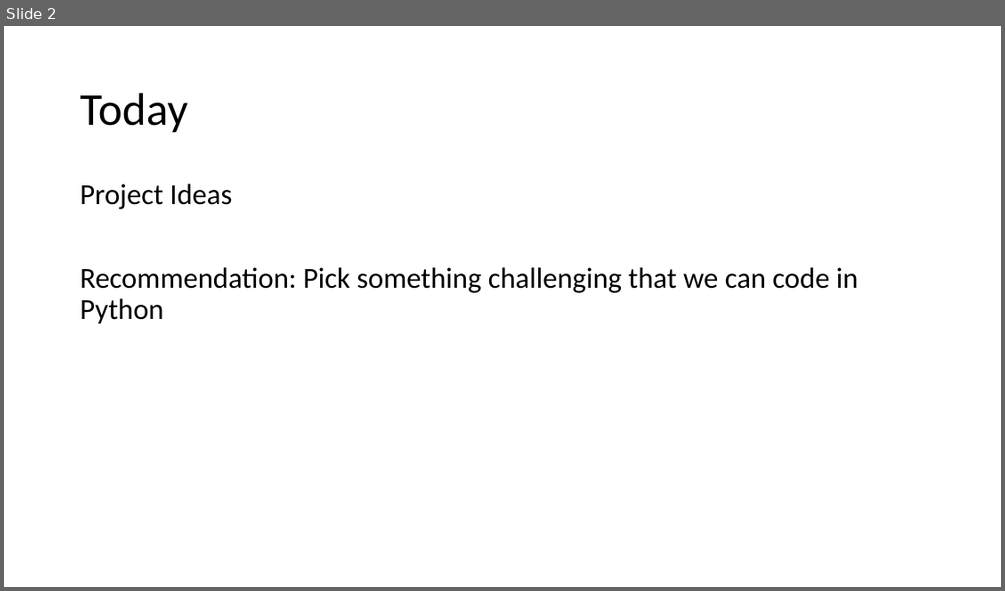
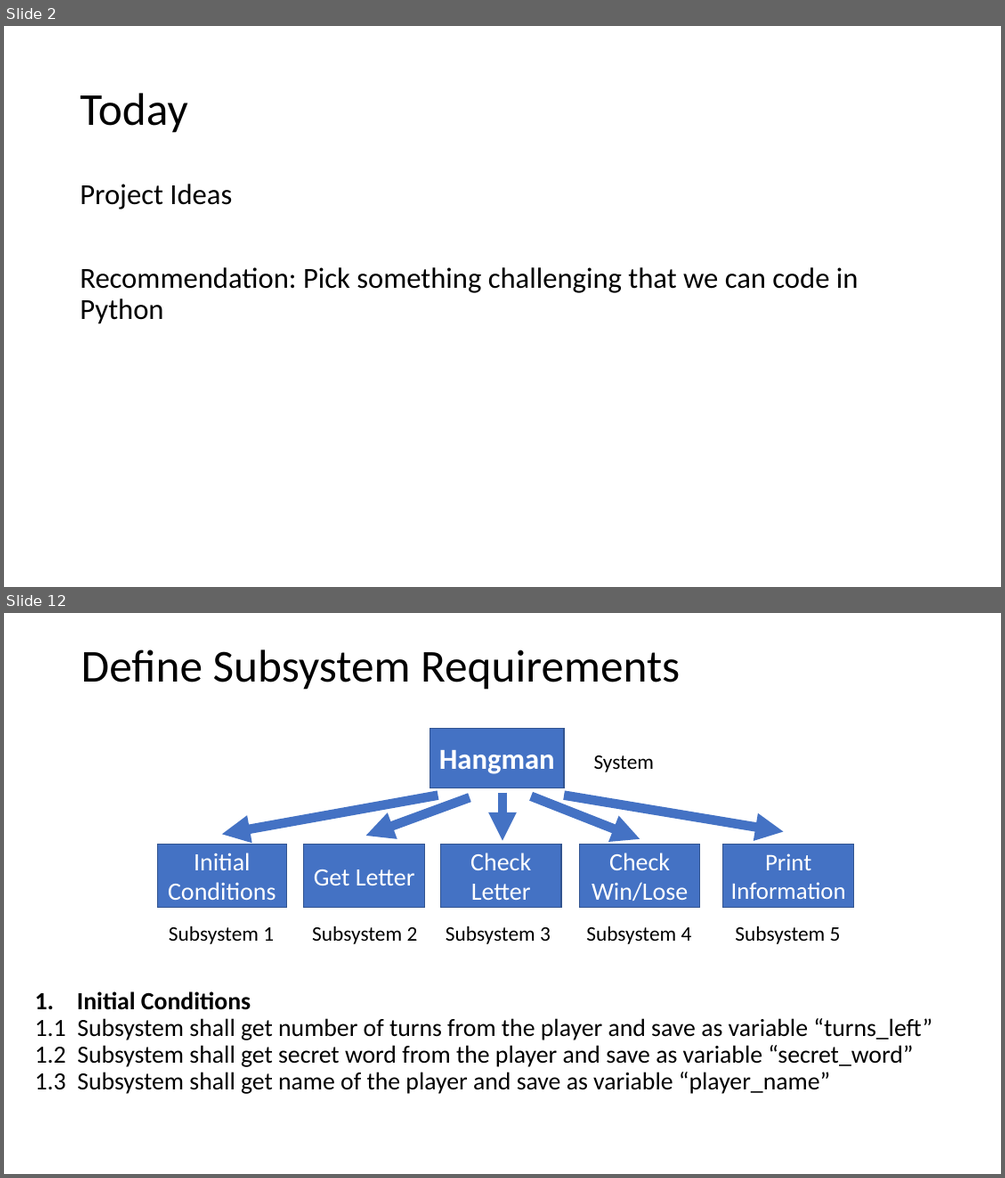
Before and after one commit to jlwgong/hangman, a slide deck: presentations/archive/Engineering III.pptx. Shown one above the other, each under a label of ours: slide 2 before the commit, slides 2 and 12 after it; the slides between them are not shown. The pictures are 1005x591 and 1005x1178 pixels, drawn with LibreOffice and Linux fonts; fonts in the diff are those of the drawing. Boxes give left, top, right and bottom in pixels: in the first picture for what was removed or moved away, otherwise in the second. Text is boxed around its words. In the diff, an @@ line names an element or a change of style, - is before the commit and + after.

```diff
--- a/presentations/archive/Engineering III.pptx
+++ b/presentations/archive/Engineering III.pptx
@@ slide 12 added at box(4, 613, 1001, 1174), background #FFFFFF @@
@@ title added at box(81, 649, 680, 690), 44 pt, text #000000 @@
+Define Subsystem Requirements
@@ rectangle added at box(430, 728, 564, 787), fill #4472C4, outline #325491 1 pt, 28 pt, text #FFFFFF, bold @@
+Hangman
@@ text added at box(594, 755, 655, 772), 20 pt, text #000000 @@
+System
@@ arrow added from (437, 795) to (222, 835), #4472C4 9 pt @@
@@ arrow added from (469, 798) to (366, 835), #4472C4 9 pt @@
@@ arrow added from (502, 793) to (502, 840), #4472C4 9 pt @@
@@ arrow added from (531, 796) to (639, 839), #4472C4 9 pt @@
@@ arrow added from (564, 795) to (783, 831), #4472C4 9 pt @@
@@ rectangle added at box(157, 844, 287, 907), fill #4472C4, outline #325491 1 pt, 24 pt, text #FFFFFF @@
+Initial Conditions
@@ rectangle added at box(304, 844, 424, 907), fill #4472C4, outline #325491 1 pt, 24 pt, text #FFFFFF @@
+Get Letter
@@ rectangle added at box(441, 844, 561, 907), fill #4472C4, outline #325491 1 pt, 24 pt, text #FFFFFF @@
+Check Letter
@@ rectangle added at box(580, 844, 700, 907), fill #4472C4, outline #325491 1 pt, 24 pt, text #FFFFFF @@
+Check Win/Lose
@@ rectangle added at box(723, 844, 854, 907), fill #4472C4, outline #325491 1 pt, 23 pt, text #FFFFFF @@
+Print Information
@@ text added at box(169, 925, 274, 944), 20 pt, text #000000 @@
+Subsystem 1
@@ text added at box(312, 925, 418, 944), 20 pt, text #000000 @@
+Subsystem 2
@@ text added at box(445, 925, 550, 944), 20 pt, text #000000 @@
+Subsystem 3
@@ text added at box(586, 925, 692, 944), 20 pt, text #000000 @@
+Subsystem 4
@@ text added at box(735, 925, 841, 944), 20 pt, text #000000 @@
+Subsystem 5
@@ text added at box(35, 991, 932, 1094), 23.8 pt, text #000000 @@
+1. Initial Conditions
+1.1 Subsystem shall get number of turns from the player and save as variable “turns_left”
+1.2 Subsystem shall get secret word from the player and save as variable “secret_word”
+1.3 Subsystem shall get name of the player and save as variable “player_name”
```
Also in this commit, not shown: 3 slides changed, 9 other slides added, 1 slide removed, 9 other files.
